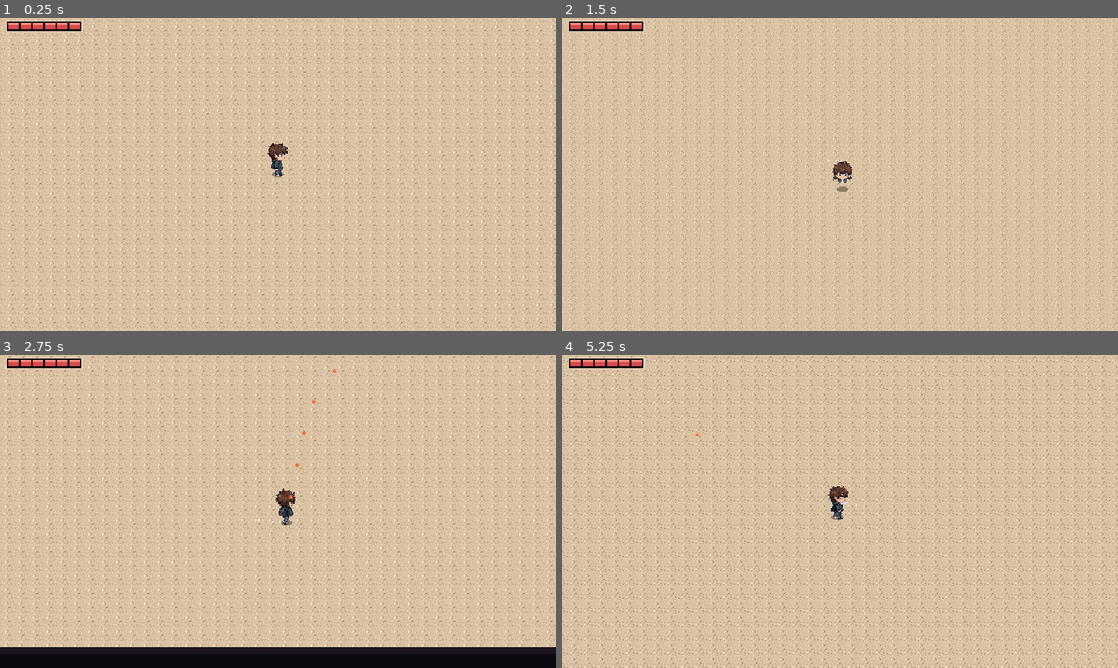
Above: before the commit, frames 1-4 (two rows, left to right).
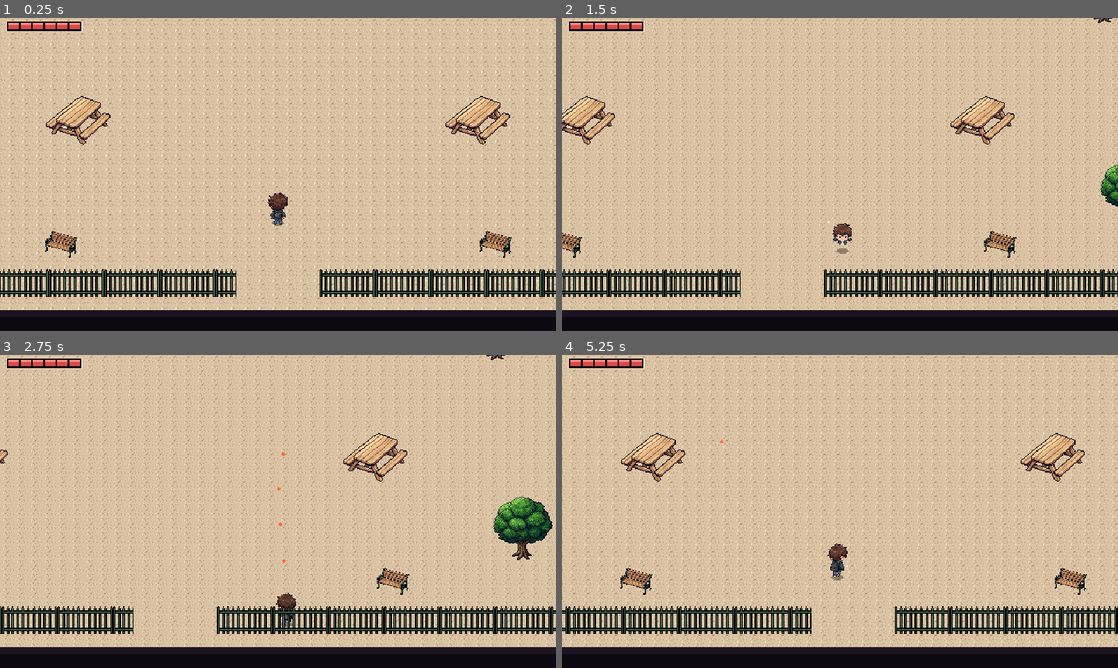
Above: after the commit, the same moments.

Repository: JorgeVitor30/iferno
Game: Godot game, scene res://scenes/main.tscn
Two runs of this game, one before a commit and one after it. Both use one fixed random seed, a clock stepped at 60 frames per second and the inputs below.
Inputs (mouse positions are in pixels of both pictures, inside the frame that each line leads up to):
- Up to frame 1 (0.25 s): no input
- Up to frame 2 (1.5 s): tap Enter (ui_accept) at 0.5 s; move the mouse to (962, 158) at 0.52 s; hold D (move_right) 0.53-1.28 s; hold Enter (ui_accept) 0.53-1.28 s; move the mouse to (728, 190) at 1.27 s; hold S (move_down) from 1.28 s (still down); tap Space (dodge) at 1.35 s
- Up to frame 3 (2.75 s): tap Enter (ui_accept) at 1.52, 1.55, 1.82, 2.3 s; move the mouse to (333, 442) at 2.02 s; release S (move_down) at 2.03 s; press the mouse at (333, 442) at 2.03 s; hold D (move_right) from 2.03 s (still down)
- Up to frame 4 (5.25 s): move the mouse to (812, 574) at 2.77 s; release D (move_right) at 2.78 s; release the mouse at (812, 574) at 2.78 s; hold W (move_up) 2.78-3.53 s; tap Enter (ui_accept) at 2.85, 3.02, 3.32, 4.52, 4.55, 4.82 s; move the mouse to (1006, 558) at 3.52 s; hold Enter (ui_accept) 3.53-4.28 s; hold A (move_left) 3.53-5.03 s; tap Space (dodge) at 3.6 s; tap Escape (ui_cancel) at 4.15 s; move the mouse to (673, 464) at 4.27 s; click (673, 464) at 4.35 s; move the mouse to (867, 511) at 5.02 s; hold S (move_down) from 5.03 s (still down); hold Enter (ui_accept) from 5.03 s (still down)

The runs differ from the first frame. In frame 1, 36% of the frame differs, in the area x 0-100%, y 0-100%; in frame 2, 32%; in frame 3, 28%; in frame 4, 36%.

Commit message:
feat(level): área inicial na frente da faculdade com ônibus
Ônibus verde com motor ligado (tremendo 1px e soltando fumaça);
entrar pela porta faz o jogador sumir, o ônibus arranca, a tela
escurece e abre o placeholder do andar 1 (Enter volta).
Cenário: árvores, postes, lixeira, mesas, bancos e cerca com entrada,
todos com y-sort e só a base sólida.

Co-Authored-By: Claude Opus 5.5 <noreply@anthropic.com>

Diff:
--- a/scenes/main.tscn
+++ b/scenes/main.tscn
@@ -1,14 +1,22 @@
-[gd_scene load_steps=4 format=3]
+[gd_scene load_steps=5 format=3]
 
 [ext_resource type="Script" path="res://scripts/main.gd" id="1"]
 [ext_resource type="PackedScene" path="res://scenes/player.tscn" id="2"]
 [ext_resource type="Script" path="res://scripts/health_bar.gd" id="3"]
+[ext_resource type="Script" path="res://scripts/bus.gd" id="4"]
 
 [node name="Main" type="Node2D"]
 script = ExtResource("1")
 
-[node name="Player" parent="." instance=ExtResource("2")]
-position = Vector2(320, 196)
+[node name="Entities" type="Node2D" parent="."]
+y_sort_enabled = true
+
+[node name="Bus" type="Node2D" parent="Entities"]
+position = Vector2(480, 150)
+script = ExtResource("4")
+
+[node name="Player" parent="Entities" instance=ExtResource("2")]
+position = Vector2(480, 420)
 
 [node name="HUD" type="CanvasLayer" parent="."]
 
@@ -18,3 +26,10 @@
 offset_right = 108.0
 offset_bottom = 16.0
 script = ExtResource("3")
+
+[node name="Fade" type="ColorRect" parent="HUD"]
+anchors_preset = 15
+anchor_right = 1.0
+anchor_bottom = 1.0
+mouse_filter = 2
+color = Color(0, 0, 0, 0)
--- /dev/null
+++ b/scenes/run.tscn
@@ -0,0 +1,28 @@
+[gd_scene load_steps=2 format=3]
+
+[ext_resource type="Script" path="res://scripts/run_placeholder.gd" id="1"]
+
+[node name="Run" type="Control"]
+layout_mode = 3
+anchors_preset = 15
+anchor_right = 1.0
+anchor_bottom = 1.0
+script = ExtResource("1")
+
+[node name="Bg" type="ColorRect" parent="."]
+layout_mode = 1
+anchors_preset = 15
+anchor_right = 1.0
+anchor_bottom = 1.0
+color = Color(0.05, 0.035, 0.06, 1)
+
+[node name="Label" type="Label" parent="."]
+layout_mode = 1
+anchors_preset = 15
+anchor_right = 1.0
+anchor_bottom = 1.0
+text = "ANDAR 1 — em construção
+
+(Enter pra voltar pro ônibus)"
+horizontal_alignment = 1
+vertical_alignment = 1
--- /dev/null
+++ b/scripts/bus.gd
@@ -0,0 +1,103 @@
+extends Node2D
+## Ônibus da área inicial: fica com o motor ligado (tremendo e soltando fumaça).
+## Quando o jogador entra pela porta, emite `boarded` e o ônibus arranca.
+## A origem do nó é o meio da base do ônibus (onde as rodas tocam o chão).
+
+signal boarded(player: Node2D)
+
+const TEX := preload("res://assets/props/bus.png")
+
+@export var door_x := 60.0          # centro da porta, relativo ao meio do ônibus
+@export var exhaust := Vector2(-94, -10) # saída do escapamento, relativa à origem
+@export var idle_shake_interval := 0.07 # o motor "pula" 1px nesse ritmo
+
+var _sprite := Sprite2D.new()
+var _smoke := CPUParticles2D.new()
+var _shake_t := 0.0
+var _leaving := false
+var _drive_speed := 0.0
+
+func _ready() -> void:
+	var size := TEX.get_size()
+	_sprite.texture = TEX
+	_sprite.centered = false
+	_sprite.offset = Vector2(-size.x / 2.0, -size.y)
+	add_child(_sprite)
+	_add_body(size)
+	_add_door()
+	_setup_smoke()
+
+func _add_body(size: Vector2) -> void:
+	# Só a faixa de baixo é sólida: o jogador pode passar "atrás" do teto.
+	var body := StaticBody2D.new()
+	var col := CollisionShape2D.new()
+	var rect := RectangleShape2D.new()
+	rect.size = Vector2(size.x - 10, 22)
+	col.shape = rect
+	col.position = Vector2(0, -11)
+	body.add_child(col)
+	add_child(body)
+
+func _add_door() -> void:
+	var door := Area2D.new()
+	var col := CollisionShape2D.new()
+	var rect := RectangleShape2D.new()
+	rect.size = Vector2(22, 10)
+	col.shape = rect
+	door.position = Vector2(door_x, 4)
+	door.add_child(col)
+	door.body_entered.connect(_on_door_body_entered)
+	add_child(door)
+
+func _setup_smoke() -> void:
+	# Fumaça: bolinhas cinzas que saem pra trás, sobem, crescem e somem.
+	_smoke.texture = _make_puff_texture()
+	_smoke.position = exhaust
+	_smoke.amount = 22
+	_smoke.lifetime = 1.8
+	_smoke.direction = Vector2(-1, -0.25)
+	_smoke.spread = 18.0
+	_smoke.initial_velocity_min = 20.0
+	_smoke.initial_velocity_max = 32.0
+	_smoke.gravity = Vector2(0, -16)
+	_smoke.damping_min = 6.0
+	_smoke.damping_max = 10.0
+	_smoke.scale_amount_min = 1.4
+	_smoke.scale_amount_max = 2.2
+	var grow := Curve.new()
+	grow.add_point(Vector2(0, 0.4))
+	grow.add_point(Vector2(1, 1.0))
+	_smoke.scale_amount_curve = grow
+	var fade := Gradient.new()
+	fade.set_color(0, Color(0.42, 0.42, 0.46, 0.95))
+	fade.set_color(1, Color(0.75, 0.75, 0.78, 0.0))
+	_smoke.color_ramp = fade
+	add_child(_smoke)
+
+## Bolinha de 7px com borda dura (pra continuar com cara de pixel art).
+func _make_puff_texture() -> Texture2D:
+	var img := Image.create(7, 7, false, Image.FORMAT_RGBA8)
+	for x in 7:
+		for y in 7:
+			if Vector2(x - 3, y - 3).length() <= 3.2:
+				img.set_pixel(x, y, Color.WHITE)
+	return ImageTexture.create_from_image(img)
+
+func _process(delta: float) -> void:
+	# Motor ligado: o corpo do ônibus pula 1px pra cima e pra baixo.
+	_shake_t += delta
+	var interval := idle_shake_interval * (0.5 if _leaving else 1.0)
+	if _shake_t >= interval:
+		_shake_t = 0.0
+		_sprite.position.y = -1.0 if _sprite.position.y == 0.0 else 0.0
+		_sprite.position.x = (randi() % 3 - 1) if _leaving else 0.0
+	if _leaving:
+		_drive_speed += 140.0 * delta
+		position.x += _drive_speed * delta
+
+func _on_door_body_entered(body: Node2D) -> void:
+	if _leaving or not body.is_in_group("player"):
+		return
+	_leaving = true
+	_smoke.speed_scale = 2.0
+	boarded.emit(body)
--- a/scripts/main.gd
+++ b/scripts/main.gd
@@ -1,34 +1,110 @@
 extends Node2D
-## Sala de teste no estilo 3/4 (tipo top-down com paredes "em pé").
-## A parede de cima mostra a face frontal; laterais e de baixo mostram só o topo escuro.
+## Área inicial ("frente da faculdade"): sala com objetos de cenário e o ônibus.
+## Entrar no ônibus começa a run.
+## Estilo 3/4: a parede de cima mostra a face frontal; laterais e de baixo só o topo escuro.
 
 const FLOOR_TEX := preload("res://assets/tilesets/floor_tile.png")
 const WALL_TEX := preload("res://assets/tilesets/wall_front.png")
+const FENCE_TEX := preload("res://assets/props/fence.png")
+const RUN_SCENE := "res://scenes/run.tscn"
 
 const ROOM := Rect2(24, 56, 912, 464)  # área de chão andável (maior que a tela: a câmera segue o jogador)
 const WALL_FACE_H := 31.0              # altura da face da parede de cima
 const CAP := 8.0                       # espessura do topo escuro das paredes
 const CAP_COLOR := Color("1c1420")
 
+# Objetos de cenário: textura, posição da base (onde encosta no chão) e tamanho da parte sólida.
+const PROPS := [
+	["tree", Vector2(110, 190), Vector2(20, 10)],
+	["tree", Vector2(850, 190), Vector2(20, 10)],
+	["tree", Vector2(80, 420), Vector2(20, 10)],
+	["tree", Vector2(880, 420), Vector2(20, 10)],
+	["lamp", Vector2(340, 160), Vector2(10, 6)],
+	["lamp", Vector2(620, 160), Vector2(10, 6)],
+	["trash", Vector2(650, 168), Vector2(20, 8)],
+	["table", Vector2(250, 330), Vector2(66, 22)],
+	["table", Vector2(710, 330), Vector2(66, 22)],
+	["bench", Vector2(230, 460), Vector2(34, 10)],
+	["bench", Vector2(730, 460), Vector2(34, 10)],
+]
+const FENCE_Y := 505.0     # cerca embaixo, com uma abertura no meio
+const FENCE_GAP := 96.0
+
+@onready var player: CharacterBody2D = $Entities/Player
+
 func _ready() -> void:
-	$Player.position = ROOM.get_center()
-	var cam: Camera2D = $Player/Camera2D
+	var cam: Camera2D = player.get_node("Camera2D")
 	cam.limit_left = int(ROOM.position.x - CAP - 16)
 	cam.limit_top = int(ROOM.position.y - WALL_FACE_H - CAP - 16)
 	cam.limit_right = int(ROOM.end.x + CAP + 16)
 	cam.limit_bottom = int(ROOM.end.y + CAP + 16)
 	cam.reset_smoothing()
-	$Player.health_changed.connect($HUD/HealthBar.set_health)
-	$HUD/HealthBar.set_health($Player.hp, $Player.max_hp)
+	player.health_changed.connect($HUD/HealthBar.set_health)
+	$HUD/HealthBar.set_health(player.hp, player.max_hp)
+	$Entities/Bus.boarded.connect(_on_bus_boarded)
+
 	_add_tiled_sprite(FLOOR_TEX, ROOM)
 	_add_tiled_sprite(WALL_TEX, Rect2(ROOM.position.x, ROOM.position.y - WALL_FACE_H, ROOM.size.x, WALL_FACE_H))
-
 	var r := ROOM
 	# Colisões: a de cima cobre a face da parede, as outras ficam no topo escuro.
 	_add_wall(Rect2(r.position.x - CAP, r.position.y - WALL_FACE_H - CAP, r.size.x + CAP * 2, WALL_FACE_H + CAP))
 	_add_wall(Rect2(r.position.x - CAP, r.end.y, r.size.x + CAP * 2, CAP))
 	_add_wall(Rect2(r.position.x - CAP, r.position.y - WALL_FACE_H, CAP, r.size.y + WALL_FACE_H))
 	_add_wall(Rect2(r.end.x, r.position.y - WALL_FACE_H, CAP, r.size.y + WALL_FACE_H))
+
+	for p in PROPS:
+		_add_prop(load("res://assets/props/%s.png" % p[0]), p[1], p[2])
+	var mid := ROOM.get_center().x
+	_add_fence(ROOM.position.x, mid - FENCE_GAP / 2.0)
+	_add_fence(mid + FENCE_GAP / 2.0, ROOM.end.x)
+
+## Objeto com a base na posição dada; só um retângulo na base é sólido,
+## assim o jogador pode passar "atrás" da copa da árvore, por exemplo.
+func _add_prop(tex: Texture2D, base: Vector2, solid: Vector2) -> void:
+	var body := StaticBody2D.new()
+	body.position = base
+	var spr := Sprite2D.new()
+	spr.texture = tex
+	spr.centered = false
+	spr.offset = Vector2(-floorf(tex.get_width() / 2.0), -tex.get_height())
+	body.add_child(spr)
+	var col := CollisionShape2D.new()
+	var rect := RectangleShape2D.new()
+	rect.size = solid
+	col.shape = rect
+	col.position = Vector2(0, -solid.y / 2.0)
+	body.add_child(col)
+	$Entities.add_child(body)
+
+func _add_fence(x0: float, x1: float) -> void:
+	var body := StaticBody2D.new()
+	body.position = Vector2(x0, FENCE_Y)
+	var spr := Sprite2D.new()
+	spr.texture = FENCE_TEX
+	spr.centered = false
+	spr.texture_repeat = CanvasItem.TEXTURE_REPEAT_ENABLED
+	spr.region_enabled = true
+	spr.region_rect = Rect2(0, 0, x1 - x0, FENCE_TEX.get_height())
+	spr.offset = Vector2(0, -FENCE_TEX.get_height())
+	body.add_child(spr)
+	var col := CollisionShape2D.new()
+	var rect := RectangleShape2D.new()
+	rect.size = Vector2(x1 - x0, 6)
+	col.shape = rect
+	col.position = Vector2((x1 - x0) / 2.0, -3)
+	body.add_child(col)
+	$Entities.add_child(body)
+
+func _on_bus_boarded(_who: Node2D) -> void:
+	# Jogador some dentro do ônibus, ônibus arranca, tela escurece e começa a run.
+	player.hide()
+	player.set_physics_process(false)
+	player.set_process(false)
+	player.get_node("Camera2D").reparent(self) # câmera fica parada vendo o ônibus sair
+	var tw := create_tween()
+	tw.tween_interval(0.6)
+	tw.tween_property($HUD/Fade, "color:a", 1.0, 0.8)
+	tw.tween_callback(func(): get_tree().change_scene_to_file(RUN_SCENE))
 
 func _add_tiled_sprite(tex: Texture2D, rect: Rect2) -> void:
 	var s := Sprite2D.new()
@@ -39,7 +115,7 @@
 	s.region_rect = Rect2(Vector2.ZERO, rect.size)
 	s.position = rect.position
 	add_child(s)
-	move_child(s, 0) # desenha antes do jogador
+	move_child(s, 0) # desenha antes de tudo
 
 func _add_wall(rect: Rect2) -> void:
 	var body := StaticBody2D.new()
--- a/scripts/player.gd
+++ b/scripts/player.gd
@@ -41,6 +41,7 @@
 var _view := "s"
 
 func _ready() -> void:
+	add_to_group("player")
 	hp = max_hp
 	health_changed.emit(hp, max_hp)
 	$Sprite2D.sprite_frames = _build_frames()
--- /dev/null
+++ b/scripts/run_placeholder.gd
@@ -0,0 +1,6 @@
+extends Control
+## Placeholder da run: aparece depois de entrar no ônibus. Enter/Esc volta pra área inicial.
+
+func _unhandled_input(event: InputEvent) -> void:
+	if event.is_action_pressed("ui_accept") or event.is_action_pressed("ui_cancel"):
+		get_tree().change_scene_to_file("res://scenes/main.tscn")
--- a/spritecook-assets.json
+++ b/spritecook-assets.json
@@ -118,5 +118,47 @@
     "file": "assets/sprites/raw/roll_ne.png",
     "sha12": "c0bf79e78ae0",
     "label": "estudante dodge diagonal costas-direita (pixel-engine-v1.5)"
+  },
+  {
+    "asset_id": "f4efe422-8ed6-4d38-832f-1eca931f0dd5",
+    "file": "assets/props/raw/bus.png",
+    "sha12": "ab5998db943a",
+    "label": "ônibus verde"
+  },
+  {
+    "asset_id": "69b9d9f8-ce11-4ea0-a8a4-561061691560",
+    "file": "assets/props/raw/tree.png",
+    "sha12": "7ddecde2bc3c",
+    "label": "árvore"
+  },
+  {
+    "asset_id": "86324d3e-b6a5-4c84-a904-da3d0a87e4f0",
+    "file": "assets/props/raw/table.png",
+    "sha12": "daf1b37576b0",
+    "label": "mesa de piquenique"
+  },
+  {
+    "asset_id": "4ad09122-8cea-4c8b-93d4-3d02ff3f8dc0",
+    "file": "assets/props/raw/fence.png",
+    "sha12": "67e096b640b6",
+    "label": "cerca (pixel-engine, repete na horizontal)"
+  },
+  {
+    "asset_id": "74cca6cc-7af9-4bd3-9f61-eff80ecfa1f5",
+    "file": "assets/props/raw/bench.png",
+    "sha12": "ad252113df63",
+    "label": "banco"
+  },
+  {
+    "asset_id": "dc7bbe48-4735-4712-b4c7-8ac3f40e7778",
+    "file": "assets/props/raw/trash.png",
+    "sha12": "05f19a6fc634",
+    "label": "lixeira"
+  },
+  {
+    "asset_id": "03907c49-49f6-4b9e-8967-682f841811c6",
+    "file": "assets/props/raw/lamp.png",
+    "sha12": "91840aafea8a",
+    "label": "poste"
   }
 ]
Binary file added: assets/props/bench.png
Not shown, added: assets/props/bench.png.import
Binary file added: assets/props/bus.png
Not shown, added: assets/props/bus.png.import
Binary file added: assets/props/fence.png
Not shown, added: assets/props/fence.png.import
Binary file added: assets/props/lamp.png
Not shown, added: assets/props/lamp.png.import
Not shown, added: assets/props/raw/.gdignore
Binary file added: assets/props/raw/bench.png
Binary file added: assets/props/raw/bus.png
Binary file added: assets/props/raw/fence.png
(and 12 more such lines)
